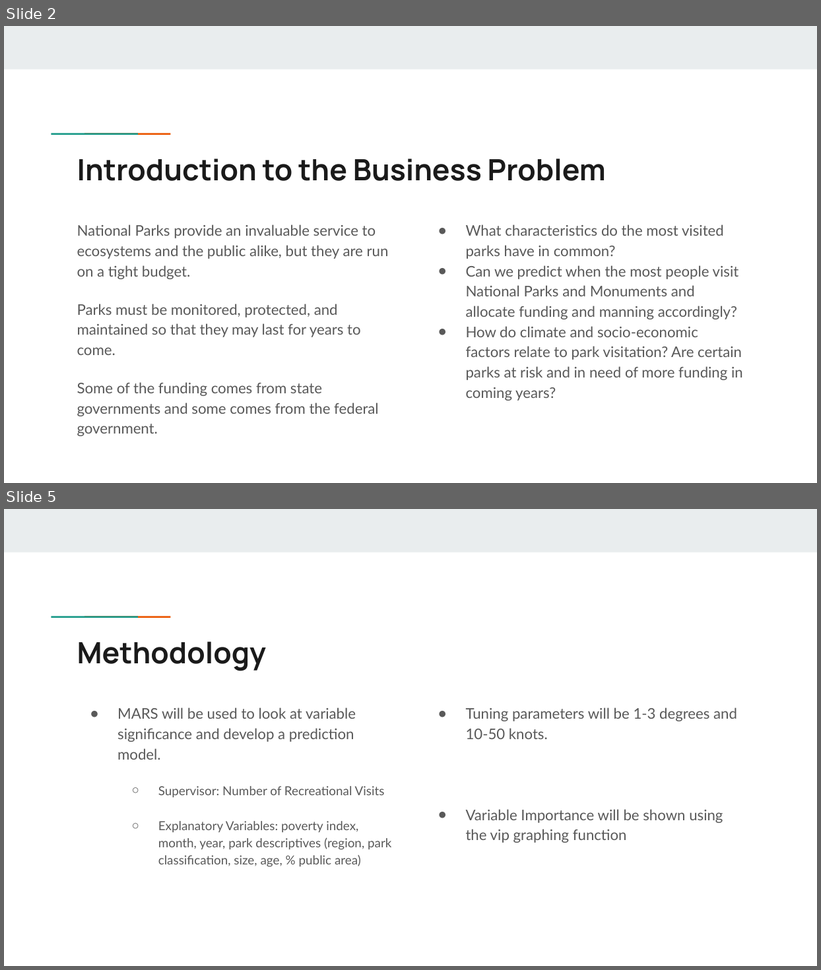
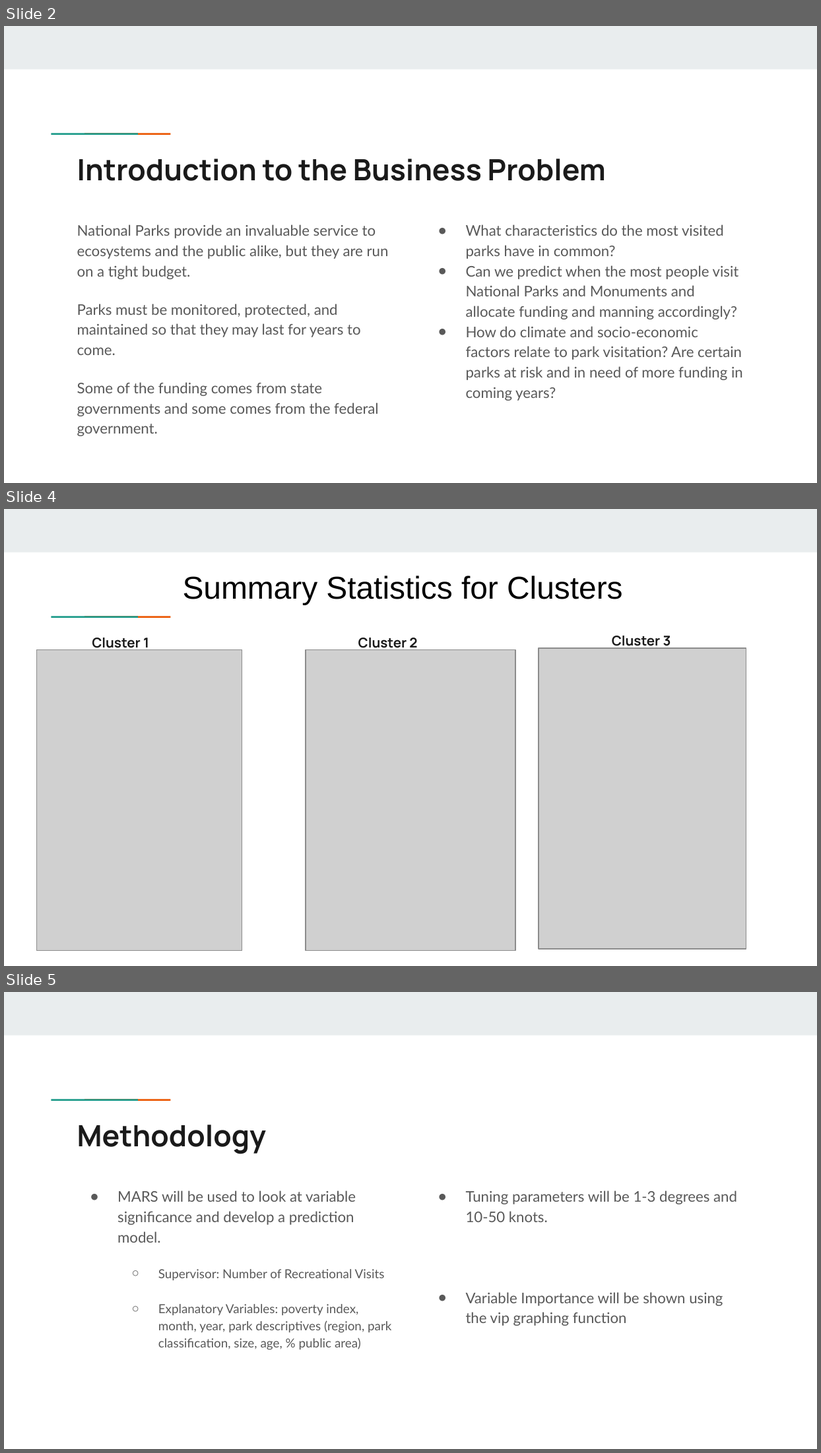
Before and after one commit to JViehman/NationalParks, a slide deck: Presentations/Presentation03.pptx. Shown one above the other, each under a label of ours: slides 2 and 5 before the commit, slides 2, 4 and 5 after it; the slides between them are not shown. The pictures are 821x970 and 821x1453 pixels, drawn with LibreOffice and Linux fonts; fonts in the diff are those of the drawing; grey boxes stand for pictures. Boxes give left, top, right and bottom in pixels: in the first picture for what was removed or moved away, otherwise in the second. Text is boxed around its words. In the diff, an @@ line names an element or a change of style, - is before the commit and + after.

```diff
--- a/Presentations/Presentation03.pptx
+++ b/Presentations/Presentation03.pptx
@@ slide 4 added at [4, 509, 817, 966], background #FFFFFF; not listed: 3 template elements that a slide beside it also shows @@
@@ text added at [183, 576, 622, 605], 28 pt, text #000000 @@
+Summary Statistics for Clusters
@@ title added at [92, 638, 149, 652], 12 pt, text #1A1A1A, bold @@
+Cluster 1
@@ text added at [358, 638, 417, 652], 12 pt, text #1A1A1A, bold @@
+Cluster 2
@@ text added at [612, 636, 671, 650], 12 pt, text #1A1A1A, bold @@
+Cluster 3
@@ picture added at [36, 650, 242, 951] @@
@@ picture added at [306, 650, 516, 951] @@
@@ picture added at [539, 648, 746, 949] @@
```
Also in this commit, not shown: 1 slide changed, 1 slide removed.
